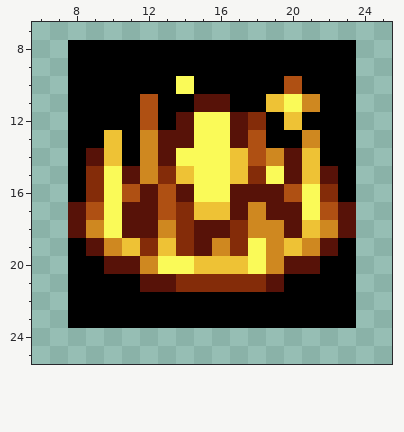
Two states of a pixel-art sprite, src/main/resources/assets/unofficial-monumenta-mod/textures/abilities/dawnbringer/eternal_savior.png. The first picture shows the starting point.
The file is 32x32 pixels. Shown: x 6..25, y 7..25.
The same view after the edit:
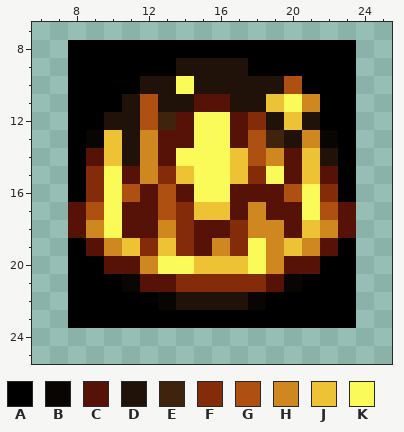
Palette (. is transparent): A #000000  B #090502  C #571208  D #211209  E #40230d  F #842c09  G #af5013  H #cf8820  J #eec235  K #fafa58
Difference:
y 9: x 14..17 AAAA -> DDDD
y 10: x 12..13 AA -> DD; x 15..19 AAAAA -> DDDDD
y 11: x 11 A -> D; x 13..14 AA -> DD; x 17..18 AA -> DD
y 12: x 10..11 AA -> DD; x 13 A -> E; x 19 A -> D; x 21 A -> D
y 13: x 9 A -> B; x 11 A -> D; x 19..20 AA -> ED; x 22 A -> B
y 14: x 11 A -> D; x 22 A -> D
y 21: x 11 A -> B; x 20 A -> B
y 22: x 13..18 AAAAAA -> BDDDDB
Where, in picture pixels (left, top, right, bottom), the same in both pictures:
changed: (86, 58, 338, 166)
changed: (122, 274, 302, 310)
